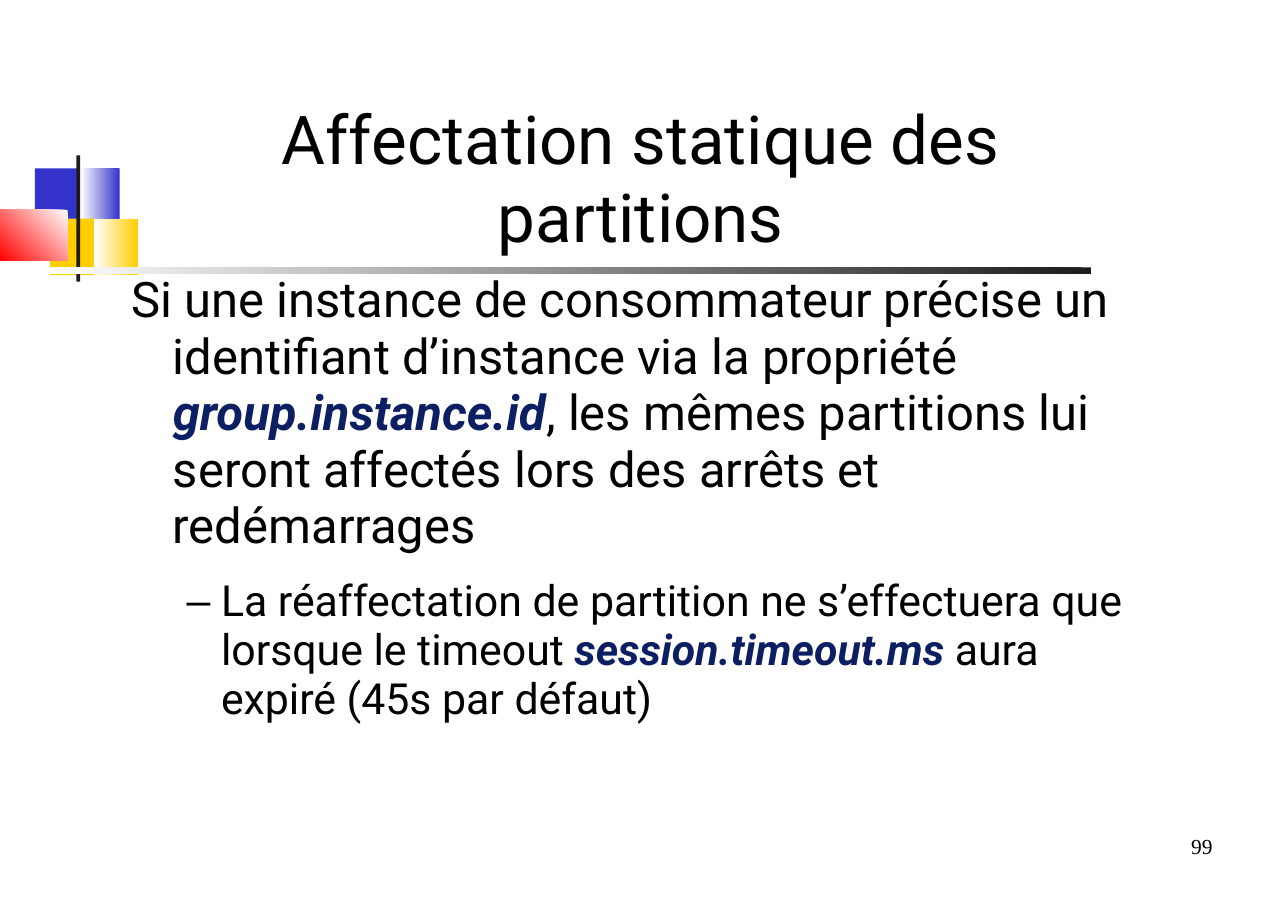
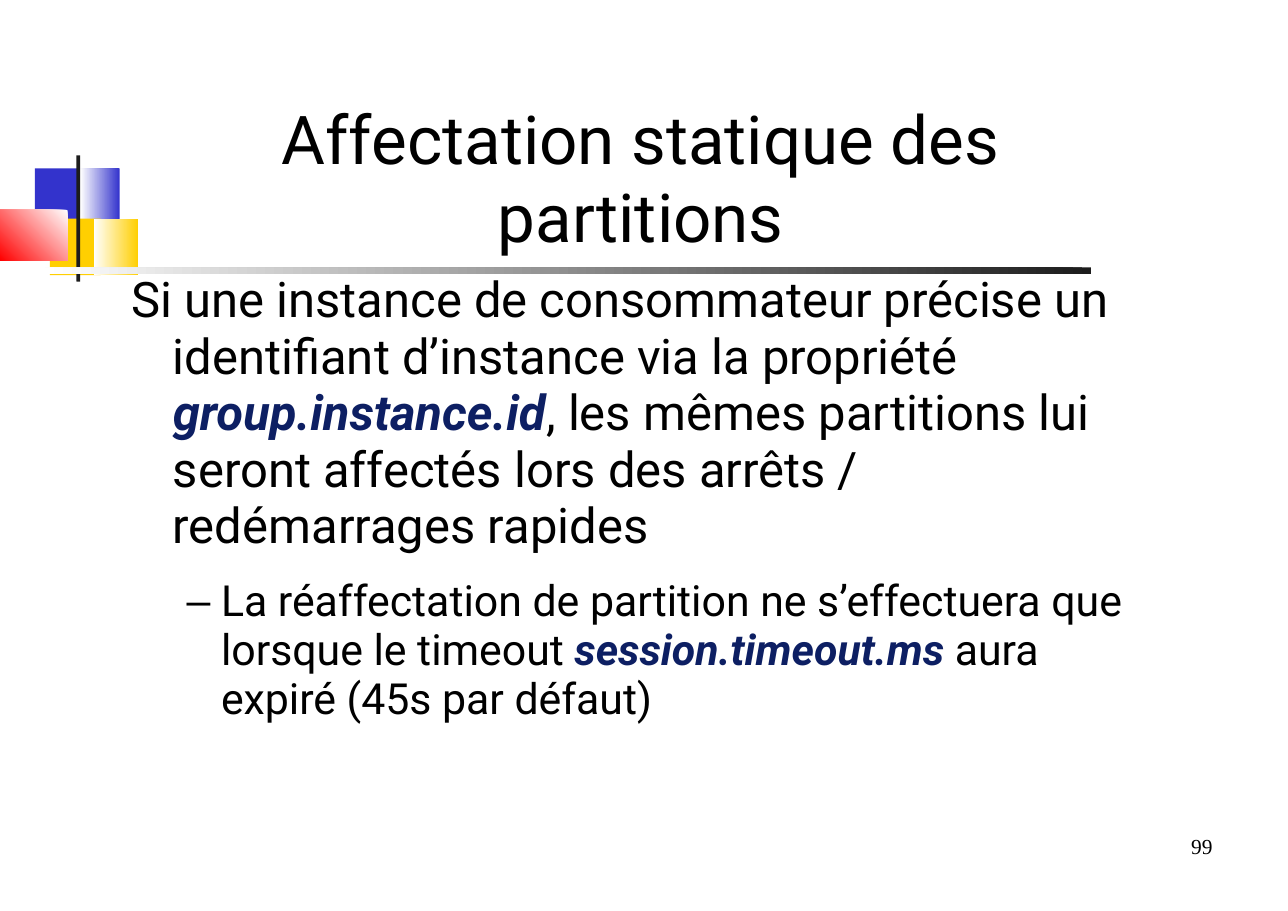
Before and after one commit to dthibau/kafka, a slide deck: slide 99 of KafkaAdmin.odp. Drawn at 1288x911 pixels with LibreOffice and Linux fonts; fonts in the diff are those of the drawing. Boxes give left, top, right and bottom in pixels: in the first picture for what was removed or moved away, otherwise in the second. Text is boxed around its words. In the diff, an @@ line names an element or a change of style, - is before the commit and + after.

```diff
--- a/KafkaAdmin.odp
+++ b/KafkaAdmin.odp
@@ text at [132, 272, 1108, 554]: text changed @@
-Si une instance de consommateur précise un identifiant d’instance via la propriété group.instance.id, les mêmes partitions lui seront affectés lors des arrêts et redémarrages
+Si une instance de consommateur précise un identifiant d’instance via la propriété group.instance.id, les mêmes partitions lui seront affectés lors des arrêts / redémarrages rapides
```
Also in this commit, not shown: 2 other slides changed, 1 slide added, 10 other files.
